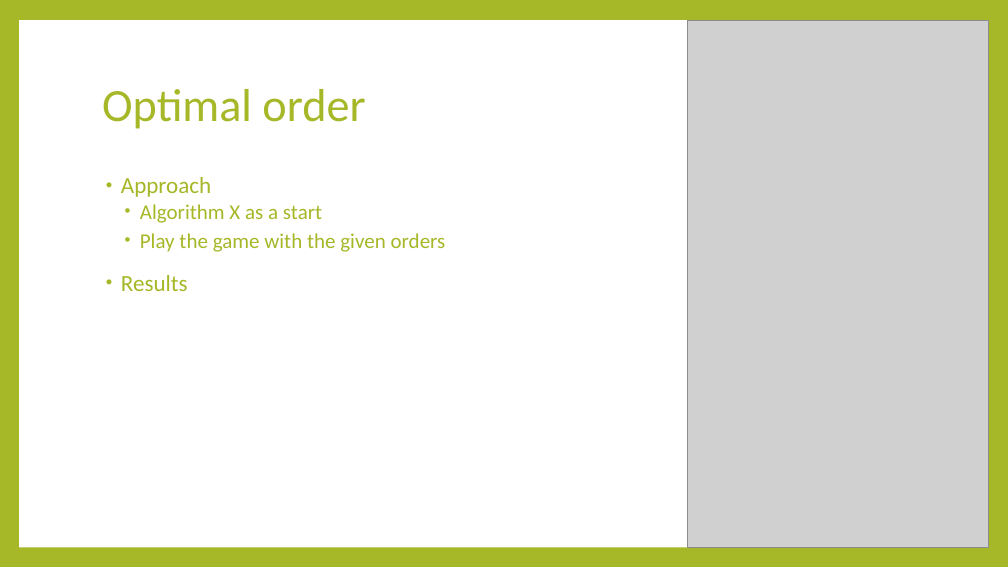
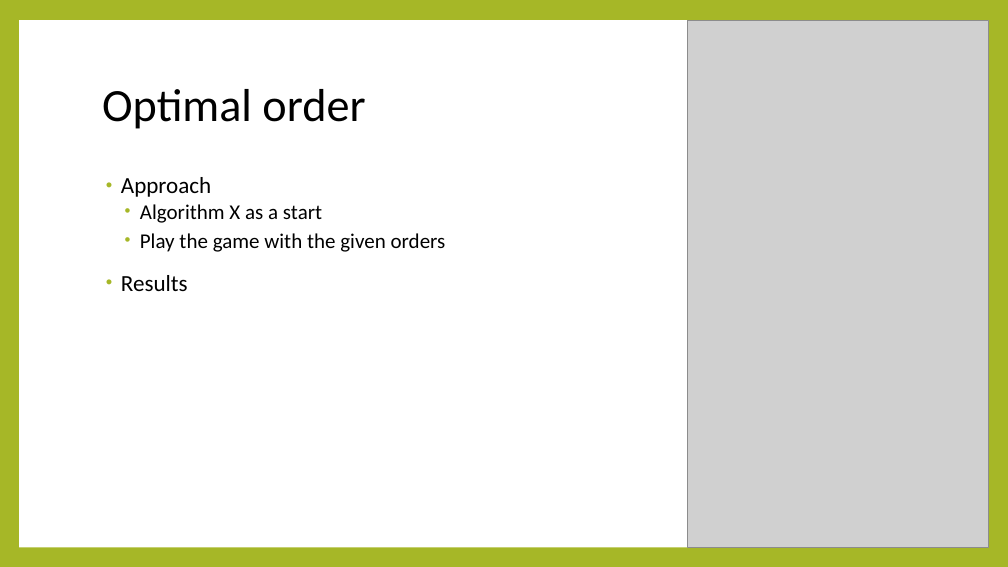
Before and after one commit to Hookz/pentominoes, a slide deck: slide 3 of Pentetris bots.pptx. Drawn at 1008x567 pixels with LibreOffice and Linux fonts; fonts in the diff are those of the drawing; grey boxes stand for pictures. Boxes give left, top, right and bottom in pixels: in the first picture for what was removed or moved away, otherwise in the second. Text is boxed around its words. In the diff, an @@ line names an element or a change of style, - is before the commit and + after.

Commit message:
black text

```diff
--- a/Pentetris bots.pptx
+++ b/Pentetris bots.pptx
@@ title "Optimal order" at [102, 89, 365, 129]: text colour #A6B727 to #000000 @@
@@ text "Approach" at [121, 177, 446, 291]: text colour #A6B727 to #000000 @@
```
Also in this commit, not shown: 3 other slides changed.
